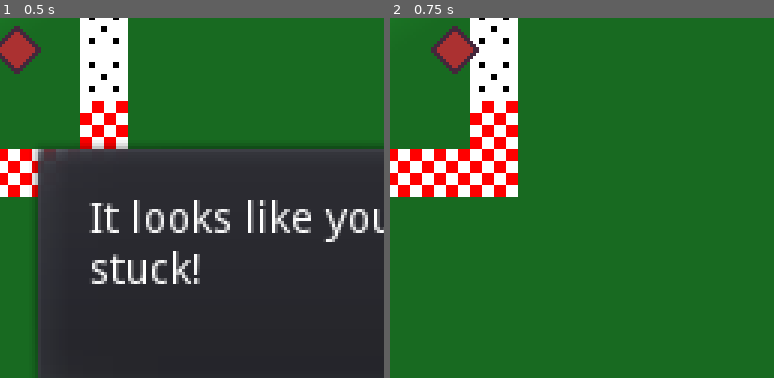
Above: before the commit, frames 1-2 (left to right).
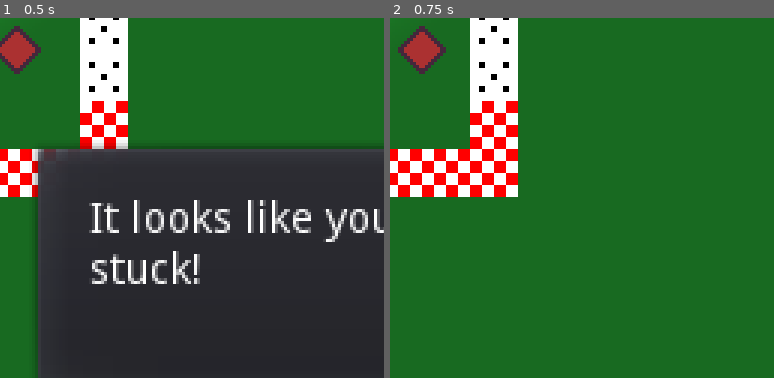
Above: after the commit, the same moments.

Repository: jonathandavidlewis/pair-programming-jam-00
Game: Godot game, scene res://src/Level000.tscn
Same seed, same stepped clock (60 frames per second), same inputs: the game is played once before the commit and once after it.
Inputs:
- Up to frame 1 (0.5 s): no input
- Up to frame 2 (0.75 s): tap Enter (ui_accept) at 0.5 s; hold Right (ui_right) from 0.53 s (still down)
The pictures show only the part of the screen within x 15-65%, y 15-65%; the shares and areas given below are measured in that part.

Frame 1 is identical in both runs. In frame 2, 1.7% of the frame differs, in the area x 2-24%, y 2-16%.

Commit message:
Slow down player and increase dash speed

Diff:
--- a/project/src/PlayerChar.gd
+++ b/project/src/PlayerChar.gd
@@ -1,9 +1,9 @@
 extends KinematicBody2D
 
-export(int) var MAX_VELOCITY := 200
-export(float) var ACCELERATION := 5.0
-export(float) var DASH_MULTIPLIER := 3.5
-export(int) var DASH_ACCEL_MULT := 10
+export(int) var MAX_VELOCITY := 100
+export(float) var ACCELERATION := 3.0
+export(float) var DASH_MULTIPLIER := 12
+export(int) var DASH_ACCEL_MULT := 30
 export(float) var DASH_WAIT := 1.0
 
 var velocity := Vector2()
